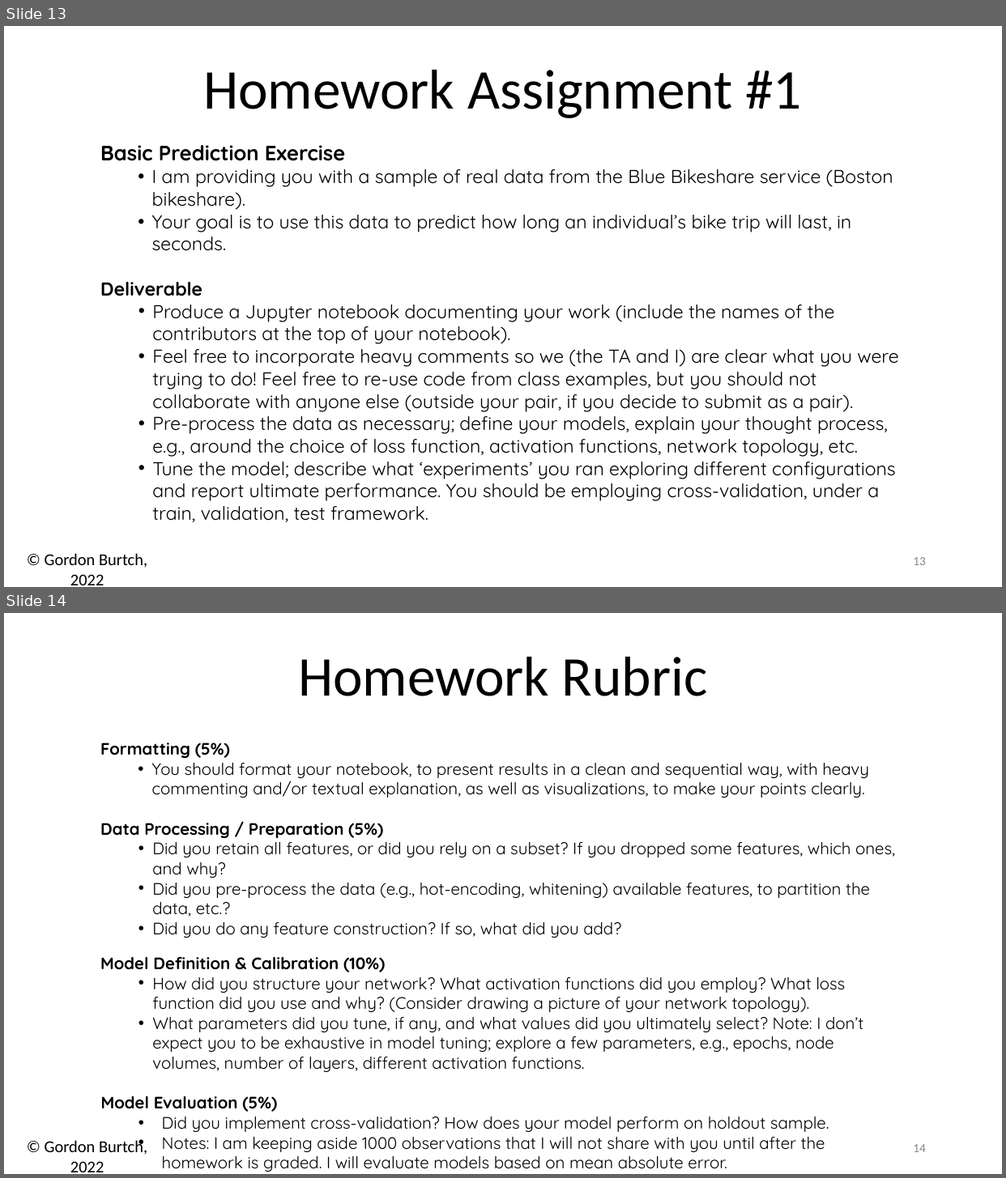
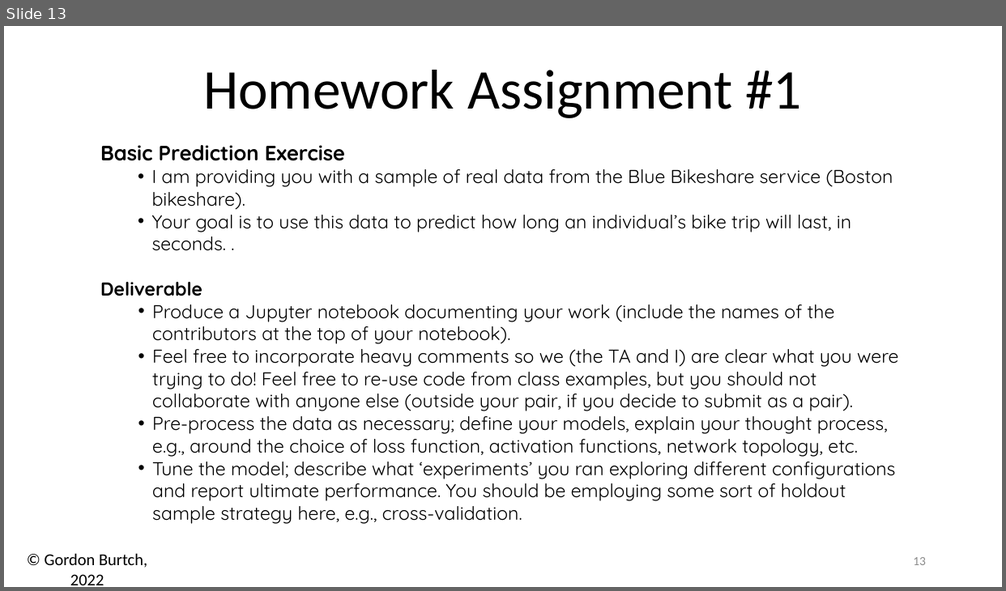
Before and after one commit to ymei9/BA865-2022, a slide deck: Week 3/03 - Model Fitting.pptx. Shown one above the other, each under a label of ours: slides 13 and 14 before the commit, slide 13 after it. The pictures are 1006x1178 and 1006x591 pixels, drawn with LibreOffice and Linux fonts; fonts in the diff are those of the drawing. Boxes give left, top, right and bottom in pixels: in the first picture for what was removed or moved away, otherwise in the second. Text is boxed around its words. In the diff, an @@ line names an element or a change of style, - is before the commit and + after.

```diff
--- a/Week 3/03 - Model Fitting.pptx
+++ b/Week 3/03 - Model Fitting.pptx
@@ slide 14 removed at (4,613,1002,1174), background #FFFFFF; not listed: 1 template element that a slide beside it also shows @@
@@ text removed at (298,657,708,696) @@
-Homework Rubric
@@ text removed at (100,743,895,1169) @@
-Formatting (5%)
-  • You should format your notebook, to present results in a clean and sequential way, with heavy commenting and/or textual explanation, as well as visualizations, to make your points clearly.
-Data Processing / Preparation (5%)
-  • Did you retain all features, or did you rely on a subset? If you dropped some features, which ones, and why?
-  • Did you pre-process the data (e.g., hot-encoding, whitening) available features, to partition the data, etc.?
-  • Did you do any feature construction? If so, what did you add?
-Model Definition & Calibration (10%)
-  • How did you structure your network? What activation functions did you employ? What loss function did you use and why? (Consider drawing a picture of your network topology).
-  • What parameters did you tune, if any, and what values did you ultimately select? Note: I don’t expect you to be exhaustive in model tuning; explore a few parameters, e.g., epochs, node volumes, number of layers, different activation functions.
-Model Evaluation (5%)
-  • Did you implement cross-validation? How does your model perform on holdout sample.
-  • Notes: I am keeping aside 1000 observations that I will not share with you until after the homework is graded. I will evaluate models based on mean absolute error.
@@ page number removed at (913,1144,926,1152) @@
-14
@@ slide 13 changed as well @@
@@ text at (152,215,851,251): text changed @@
-  • Your goal is to use this data to predict how long an individual’s bike trip will last, in seconds.
+  • Your goal is to use this data to predict how long an individual’s bike trip will last, in seconds. .
@@ text at (152,456,896,501): text changed @@
-  • Tune the model; describe what ‘experiments’ you ran exploring different configurations and report ultimate performance. You should be employing cross-validation, under a train, validation, test framework.
+  • Tune the model; describe what ‘experiments’ you ran exploring different configurations and report ultimate performance. You should be employing some sort of holdout sample strategy here, e.g., cross-validation.
```
Also in this commit, not shown: 2 other slides changed, 5 other files.
